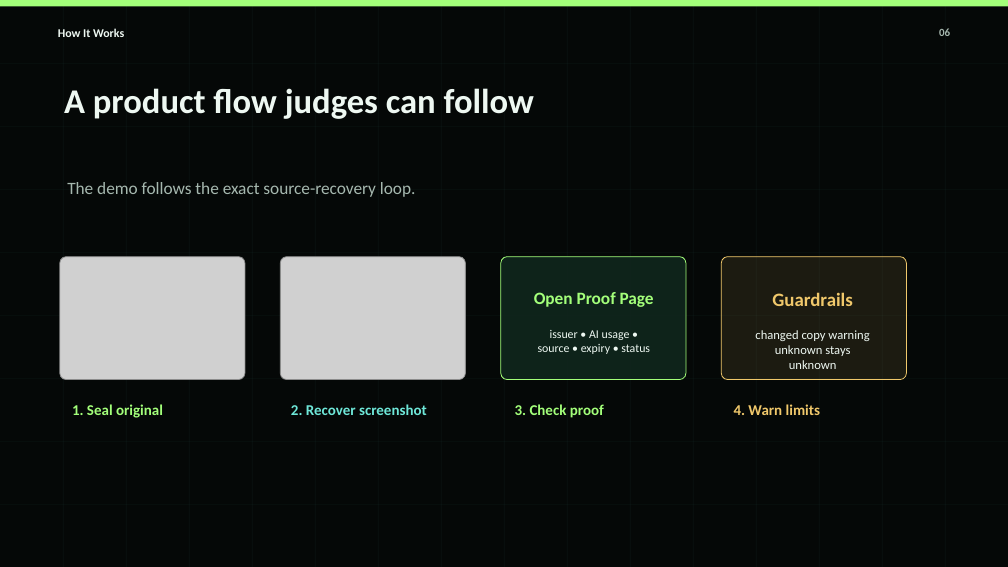
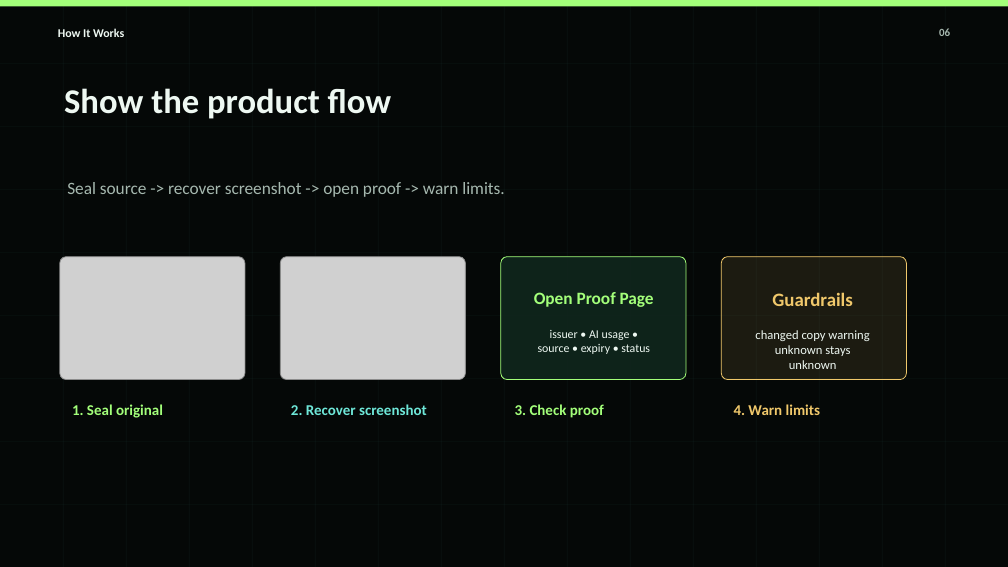
Before and after one commit to mx1204/ContentSeal, a slide deck: slide 6 of outputs/ContentSeal_Pitch_Deck.pptx. Drawn at 1008x567 pixels with LibreOffice and Linux fonts; fonts in the diff are those of the drawing; grey boxes stand for pictures. Boxes give left, top, right and bottom in pixels: in the first picture for what was removed or moved away, otherwise in the second. Text is boxed around its words. In the diff, an @@ line names an element or a change of style, - is before the commit and + after.

Commit message:
Refine pitch deck product flow

```diff
--- a/outputs/ContentSeal_Pitch_Deck.pptx
+++ b/outputs/ContentSeal_Pitch_Deck.pptx
@@ text at <box>64,88,392,119</box>: text changed @@
-A product flow judges can follow
+Show the product flow
@@ text at <box>67,182,505,197</box>: text changed @@
-The demo follows the exact source-recovery loop.
+Seal source -> recover screenshot -> open proof -> warn limits.
```
Also in this commit, not shown: 2 other slides changed, 9 other files.
